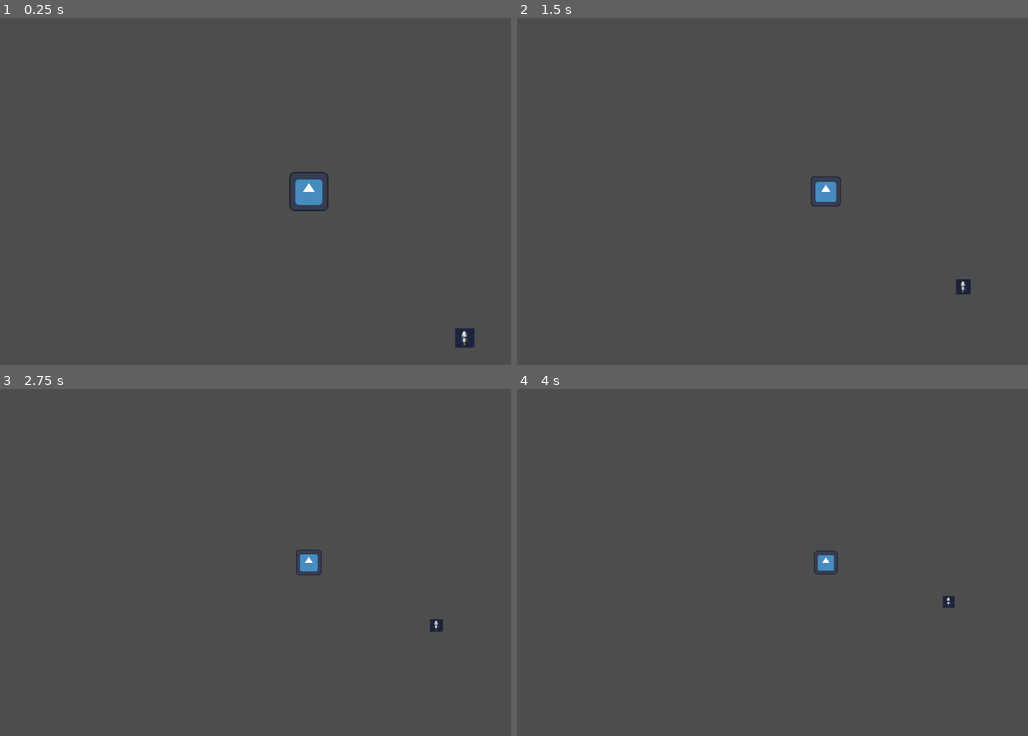
Above: before the commit, frames 1-4 (two rows, left to right).
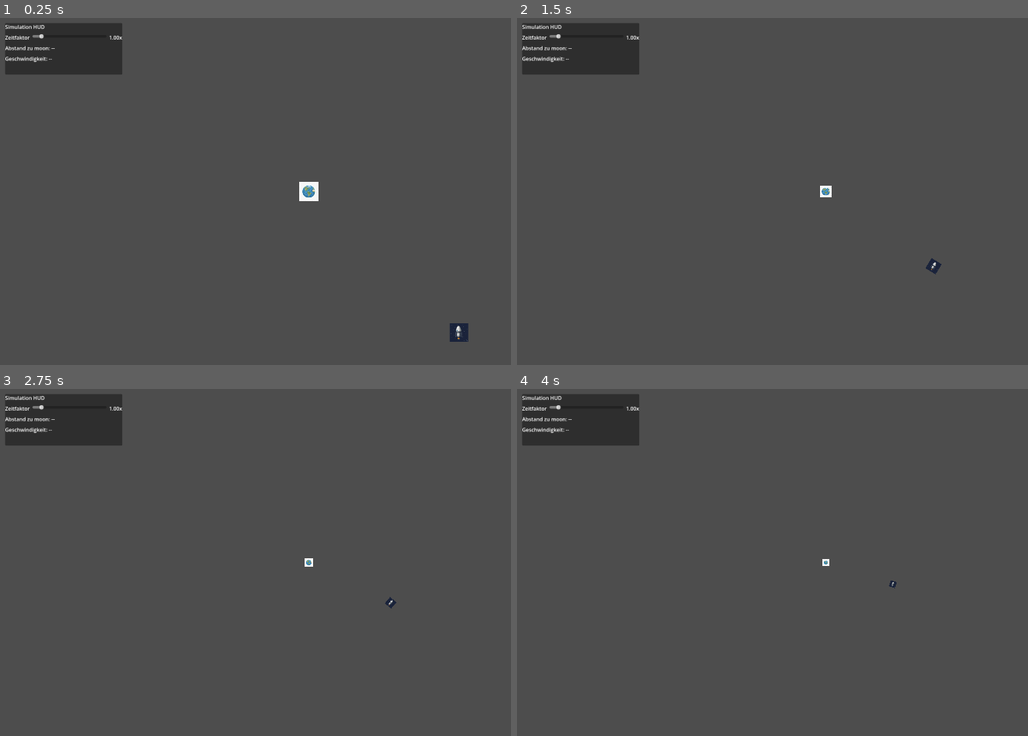
Above: after the commit, the same moments.

Repository: davemaster1203/hsco-gamejam2026
Game: Godot game, scene res://scenes/main/main.tscn
Same seed, same stepped clock (60 frames per second), same inputs: the game is played once before the commit and once after it. The engine's default icon, where the game draws it, is replaced by a stand-in: a white triangle on a blue panel in a dark square.
Inputs:
- Up to frame 1 (0.25 s): no input
- Up to frame 2 (1.5 s): hold Right (ui_right) 0.53-1.28 s; hold Left (ui_left) from 1.28 s (still down)
- Up to frame 3 (2.75 s): release Left (ui_left) at 2.03 s; hold Right (ui_right) from 2.03 s (still down)
- Up to frame 4 (4 s): release Right (ui_right) at 2.78 s; hold Space (thrust) 2.78-3.53 s; hold Left (ui_left) from 3.53 s (still down)

The runs differ from the first frame. In frame 1, 4.0% of the frame differs, in the area x 1-93%, y 1-96%; in frame 2, 3.7%; in frame 3, 3.6%; in frame 4, 3.5%.

Commit message:
added moon

Diff:
--- a/scenes/gravity_objects/gravity_objects.gd
+++ b/scenes/gravity_objects/gravity_objects.gd
@@ -1,8 +1,9 @@
 extends Node2D
 
-@export var mass: float = 5.972e24
+@export var mass: float = 1000
 @export var speed: Vector2
+@export var sprite: Texture2D
 
 
 func _ready() -> void:
-	pass
+	$Sprite2D.texture = sprite
--- a/scenes/gravity_objects/gravity_objects.tscn
+++ b/scenes/gravity_objects/gravity_objects.tscn
@@ -1,21 +1,10 @@
 [gd_scene format=3 uid="uid://d1gu0echplqhw"]
 
 [ext_resource type="Script" uid="uid://m6mbw44v4qy0" path="res://scenes/gravity_objects/gravity_objects.gd" id="1_skx0t"]
-[ext_resource type="Texture2D" uid="uid://b65r6ke1yrm21" path="res://icon.svg" id="2_v30fo"]
-
-[sub_resource type="SpriteFrames" id="SpriteFrames_0vrao"]
-animations = [{
-"frames": [{
-"duration": 1.0,
-"texture": ExtResource("2_v30fo")
-}],
-"loop": true,
-"name": &"default",
-"speed": 5.0
-}]
 
 [node name="GravityObjects" type="Node2D" unique_id=914214376]
 script = ExtResource("1_skx0t")
+mass = null
+speed = null
 
-[node name="AnimatedSprite2D" type="AnimatedSprite2D" parent="." unique_id=24367891]
-sprite_frames = SubResource("SpriteFrames_0vrao")
+[node name="Sprite2D" type="Sprite2D" parent="." unique_id=574133380]
--- a/scenes/main/main.gd
+++ b/scenes/main/main.gd
@@ -2,9 +2,10 @@
 
 @onready var orion = $orion
 @onready var earth = $earth
+@onready var moon = $moon
 @onready var camera = $Camera2D
 @export var zoom_speed := 0.5
-@export var min_zoom := 0.5
+@export var min_zoom := 0.2
 @export var max_zoom := 1.0
 
 # Die Gravitationskonstante.
@@ -15,29 +16,34 @@
 var G: float = 1000.0
 
 func _ready() -> void:
+	# orioin in den Orbit der Erde einfügen:
+	orion.speed = create_perfect_orbit(earth.global_position, orion.global_position, earth.mass)
+	moon.speed = create_perfect_orbit(earth.global_position, moon.global_position, earth.mass)
+
+func create_perfect_orbit(first_pos: Vector2, second_pos: Vector2, first_mass: float) -> Vector2:
 	# 1. Distanz zwischen Planet und Satellit berechnen (das 'r' in der Formel)
-	var distance: float = earth.global_position.distance_to(orion.global_position)
+	var distance: float = first_pos.distance_to(second_pos)
 
 	# 2. Die PERFEKTE Geschwindigkeit für einen Kreisorbit berechnen
-	var perfect_speed: float = sqrt((G * earth.mass) / distance)
+	var perfect_speed: float = sqrt((G * first_mass) / distance)
 	print("Für einen perfekten Orbit brauchst du eine Geschwindigkeit von: ", perfect_speed)
 
 	# 3. Den Satelliten exakt im 90 Grad Winkel zum Planeten ausrichten (Tangente)
-	var direction_to_planet: Vector2 = (earth.global_position - orion.global_position).normalized()
+	var direction_to_planet: Vector2 = (first_pos - second_pos).normalized()
 	# Einen 90 Grad gedrehten Vektor erstellen (Orthogonal)
 	var orbit_direction: Vector2 = Vector2(-direction_to_planet.y, direction_to_planet.x)
 
 	# 4. Dem Satelliten die perfekte Geschwindigkeit und Richtung geben
-	orion.speed = orbit_direction * perfect_speed
+	return orbit_direction * perfect_speed
+
 
 func _process(delta: float) -> void:
 
-	var distance = earth.position.distance_to(orion.position)
+	var distance = earth.position.distance_to(moon.position)
 	# Zoom out as distance increases
 	var target_zoom = 1.0 / (distance * 0.005) # Adjust formula to taste
 	target_zoom = clamp(target_zoom, min_zoom, max_zoom)
 	camera.zoom = camera.zoom.lerp(Vector2(target_zoom, target_zoom), zoom_speed * delta)
-
 
 
 	# --- 1. RCS / DREHUNG ---
@@ -53,16 +59,21 @@
 	var facing_direction: Vector2 = Vector2.RIGHT.rotated(orion.angle)
 
 	# Visuelles Update für deinen Sprite/Node (Wichtig, damit du siehst, wo er hinschaut!)
-	# $Satellite.rotation = satellite_angle
+	orion.rotation = orion.angle
 
 	# --- 3. TRIEBWERK (SCHUB IN BLICKRICHTUNG) ---
-	if Input.is_action_pressed("ui_up"):
+	if Input.is_action_pressed("thrust"):
 		orion.speed = apply_directional_thrust(orion.speed, facing_direction, orion.thrust, delta)
 
+	# orion
+	var orion_orbit = calculate_orbital_step(earth.mass, earth.speed, earth.global_position, orion.mass, orion.speed, orion.global_position, delta)
+	orion.position += orion_orbit["shift_vector"]
+	orion.speed = orion_orbit["new_velocity"]
 
-	var result = calculate_orbital_step(earth.mass, earth.speed, earth.global_position, orion.mass, orion.speed, orion.global_position, delta)
-	orion.position += result["shift_vector"]
-	orion.speed = result["new_velocity"]
+	#moon
+	var moon_orbit = calculate_orbital_step(earth.mass, earth.speed, earth.global_position, moon.mass, moon.speed, moon.global_position, delta)
+	moon.position += moon_orbit["shift_vector"]
+	moon.speed = moon_orbit["new_velocity"]
 
 
 # Berechnet den Positions-Vektor UND die neue Geschwindigkeit für das kleinere Objekt.
--- a/scenes/main/main.tscn
+++ b/scenes/main/main.tscn
@@ -3,6 +3,8 @@
 [ext_resource type="PackedScene" uid="uid://f36rtseaxl7n" path="res://scenes/spacecraft/orion.tscn" id="1_hyk8p"]
 [ext_resource type="Script" uid="uid://bxlmfmbgrx3c4" path="res://scenes/main/main.gd" id="1_k2fmo"]
 [ext_resource type="PackedScene" uid="uid://d1gu0echplqhw" path="res://scenes/gravity_objects/gravity_objects.tscn" id="2_iuonh"]
+[ext_resource type="Texture2D" uid="uid://bry1ciper7mo3" path="res://images/earth.png" id="4_6q06x"]
+[ext_resource type="Texture2D" uid="uid://uihd2wavych5" path="res://images/moon.png" id="5_ow5a4"]
 
 [node name="Main" type="Node2D" unique_id=562265547]
 script = ExtResource("1_k2fmo")
@@ -12,8 +14,63 @@
 mass = 50.0
 speed = Vector2(70, 70)
 thrust = 10.0
+turn_speed = 1.0
 
 [node name="earth" parent="." unique_id=914214376 instance=ExtResource("2_iuonh")]
 mass = 5000.0
+speed = Vector2(0, 0)
+sprite = ExtResource("4_6q06x")
 
 [node name="Camera2D" type="Camera2D" parent="." unique_id=272537549]
+
+[node name="UI" type="CanvasLayer" parent="."]
+layer = 1
+
+[node name="PanelContainer" type="PanelContainer" parent="UI"]
+offset_left = 16.0
+offset_top = 16.0
+offset_right = 380.0
+offset_bottom = 176.0
+
+[node name="VBoxContainer" type="VBoxContainer" parent="UI/PanelContainer"]
+layout_mode = 2
+theme_override_constants/separation = 10
+
+[node name="HeaderLabel" type="Label" parent="UI/PanelContainer/VBoxContainer"]
+layout_mode = 2
+text = "Simulation HUD"
+
+[node name="TimeScaleRow" type="HBoxContainer" parent="UI/PanelContainer/VBoxContainer"]
+layout_mode = 2
+theme_override_constants/separation = 8
+
+[node name="TimeScaleLabel" type="Label" parent="UI/PanelContainer/VBoxContainer/TimeScaleRow"]
+layout_mode = 2
+text = "Zeitfaktor"
+
+[node name="TimeScaleSlider" type="HSlider" parent="UI/PanelContainer/VBoxContainer/TimeScaleRow"]
+custom_minimum_size = Vector2(180, 0)
+layout_mode = 2
+size_flags_horizontal = 3
+min_value = 0.25
+max_value = 8.0
+step = 0.25
+value = 1.0
+
+[node name="TimeScaleValueLabel" type="Label" parent="UI/PanelContainer/VBoxContainer/TimeScaleRow"]
+layout_mode = 2
+text = "1.00x"
+
+[node name="MoonDistanceLabel" type="Label" parent="UI/PanelContainer/VBoxContainer"]
+layout_mode = 2
+text = "Abstand zu moon: --"
+
+[node name="SpeedLabel" type="Label" parent="UI/PanelContainer/VBoxContainer"]
+layout_mode = 2
+text = "Geschwindigkeit: --"
+
+[node name="moon" parent="." unique_id=844551030 instance=ExtResource("2_iuonh")]
+position = Vector2(2000, 2000)
+mass = 61.0
+speed = Vector2(0, 0)
+sprite = ExtResource("5_ow5a4")
Binary file added: images/earth.png
Not shown, added: images/earth.png.import
Binary file added: images/moon.png
Not shown, added: images/moon.png.import
